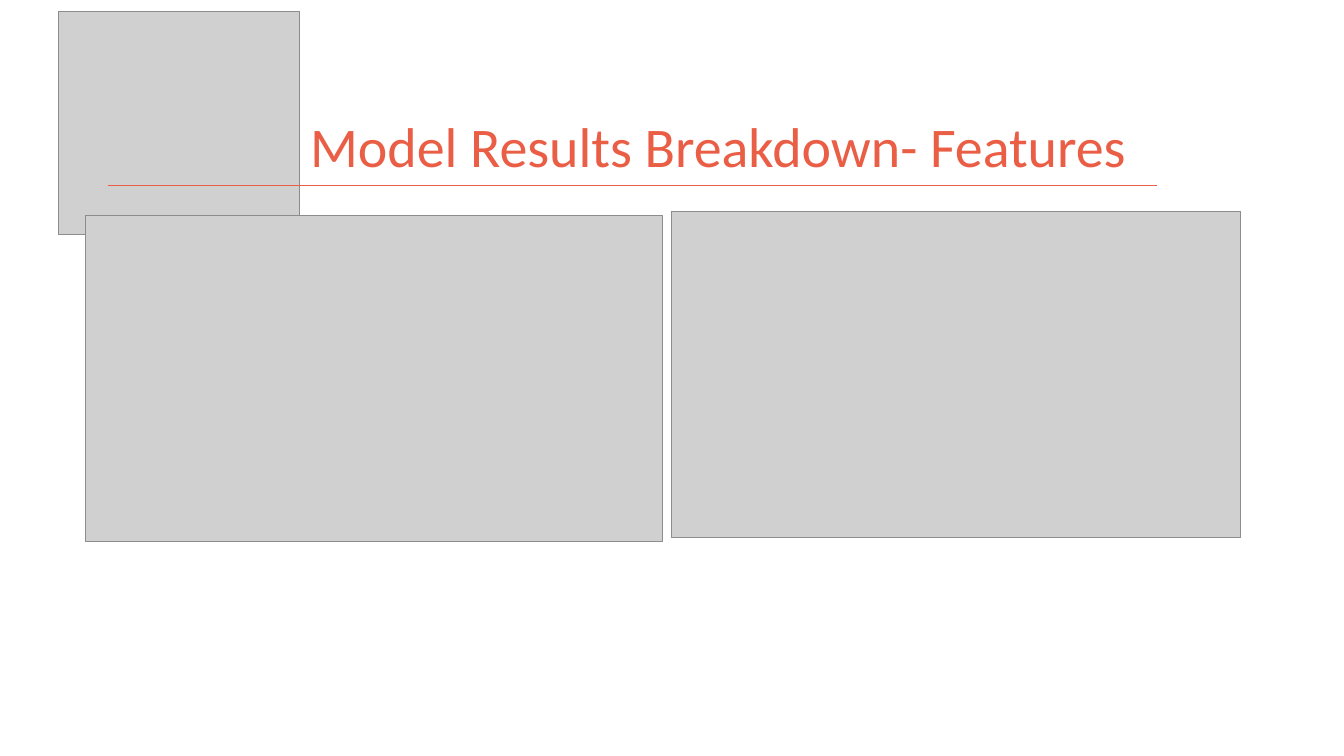
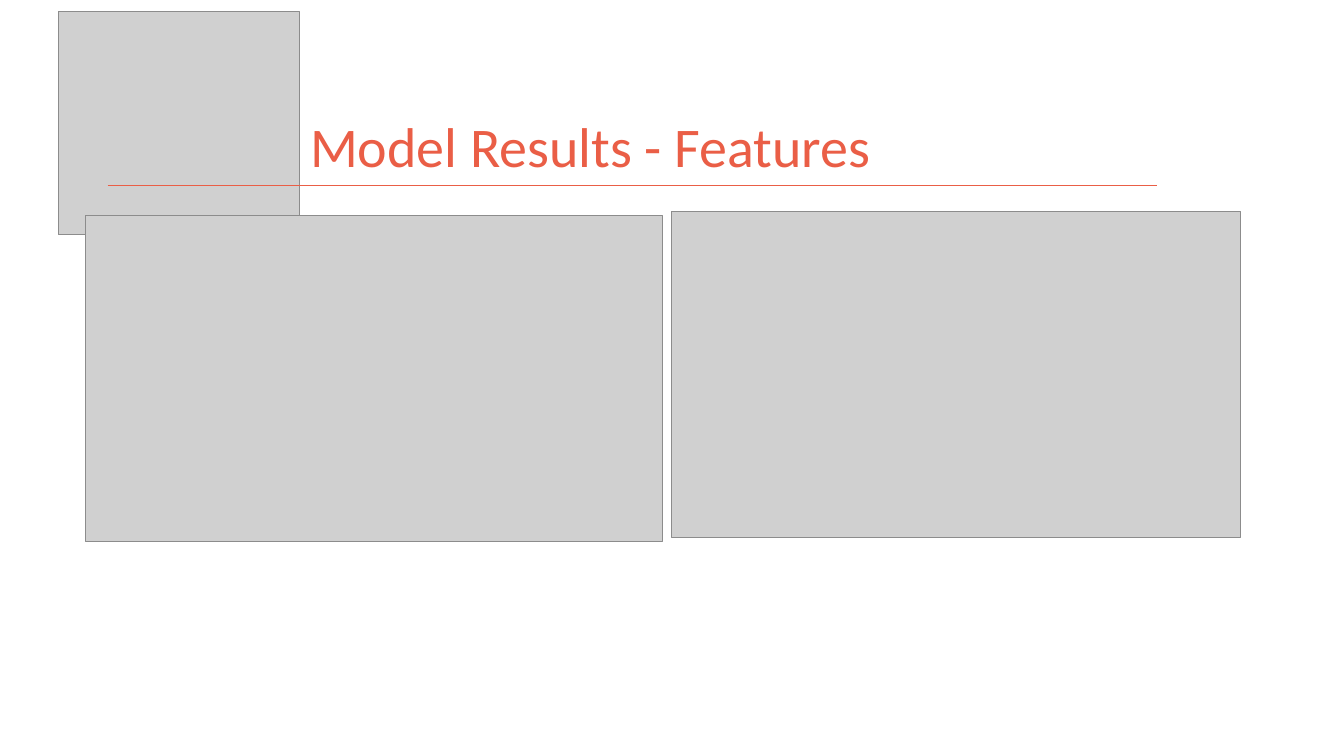
Before and after one commit to kman4/AirbnbPredictions, a slide deck: slide 18 of Airbnb Price Predictions (Model).pptx (slide 12 before the commit). Drawn at 1344x756 pixels with LibreOffice and Linux fonts; fonts in the diff are those of the drawing; grey boxes stand for pictures. Boxes give left, top, right and bottom in pixels: in the first picture for what was removed or moved away, otherwise in the second. Text is boxed around its words. In the diff, an @@ line names an element or a change of style, - is before the commit and + after.

```diff
--- a/Airbnb Price Predictions (Model).pptx
+++ b/Airbnb Price Predictions (Model).pptx
@@ title at <box>310,128,870,168</box>: text changed @@
-Model Results Breakdown- Features
+Model Results - Features
```
Also in this commit, not shown: 4 other slides changed, 11 slides added, 2 slides removed, 1 other file.
